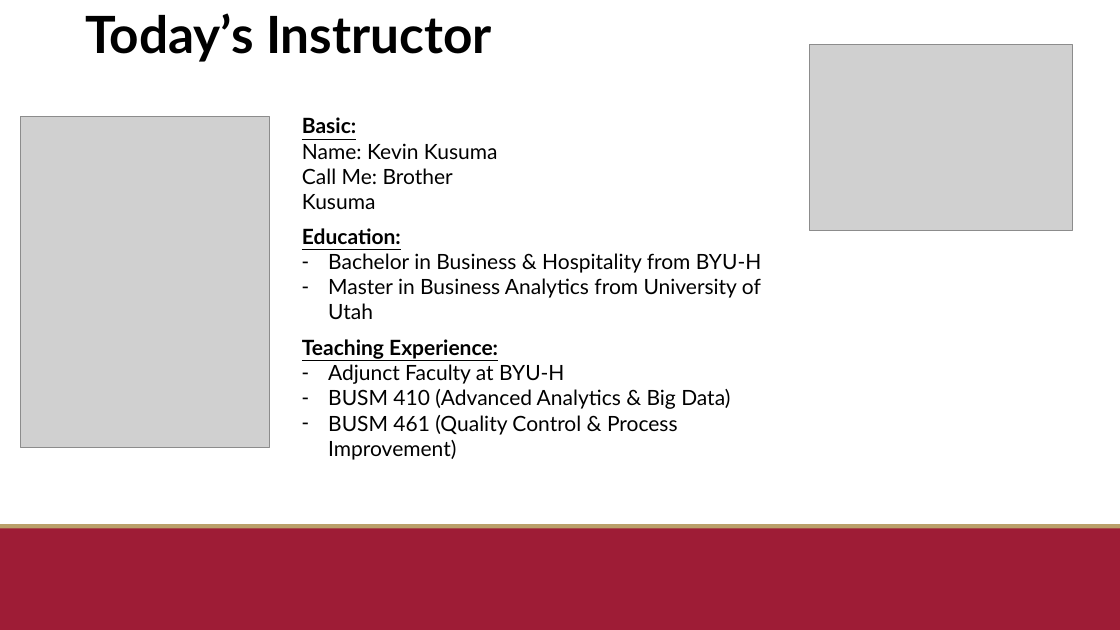
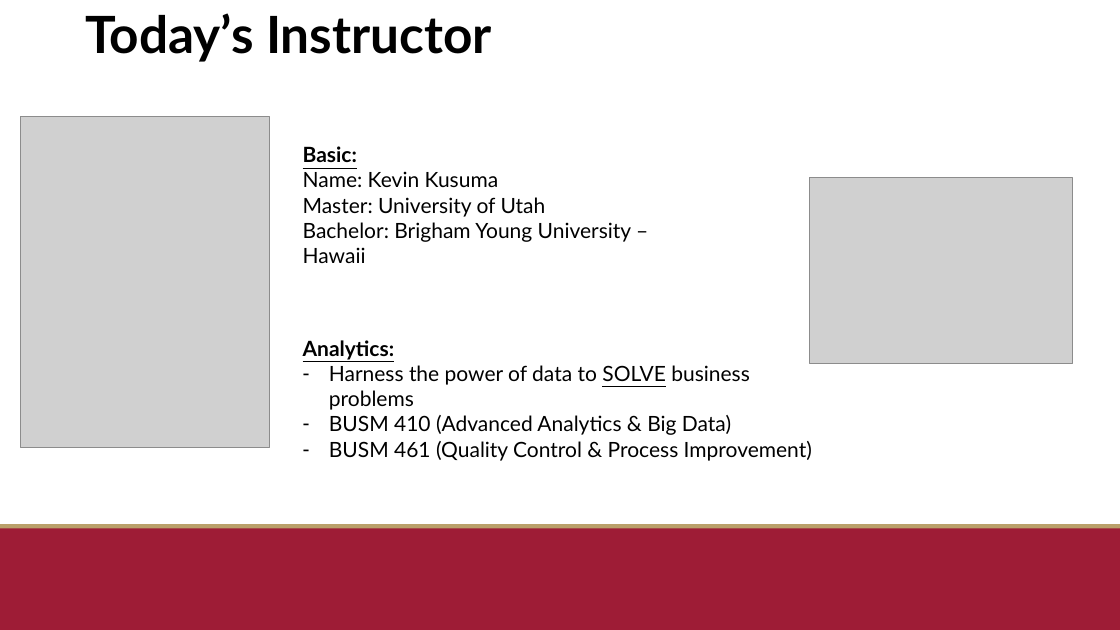
Before and after one commit to c-kevin-kusuma/byuh, a slide deck: slide 2 of BUSM 180 - Kevin Kusuma.pptx. Drawn at 1120x630 pixels with LibreOffice and Linux fonts; fonts in the diff are those of the drawing; grey boxes stand for pictures; background and template pictures are left out. Boxes give left, top, right and bottom in pixels: in the first picture for what was removed or moved away, otherwise in the second. Text is boxed around its words. In the diff, an @@ line names an element or a change of style, - is before the commit and + after.

```diff
--- a/BUSM 180 - Kevin Kusuma.pptx
+++ b/BUSM 180 - Kevin Kusuma.pptx
@@ text "Basic:": place and size @@
-text "Basic:" at [302,117,498,209]
+text "Basic:" at [303,146,632,242]
@@ picture: place and size @@
-picture at [810,45,1072,230]
+picture at [810,177,1072,363]
@@ text at [303,197,632,242]: text changed @@
-Call Me: Brother Kusuma
+Master: University of Utah
+Bachelor: Brigham Young University – Hawaii
@@ text removed at [302,228,761,298] @@
-Education:
-– Bachelor in Business & Hospitality from BYU-H
-– Master in Business Analytics from University of Utah
@@ text at [303,340,750,410]: text changed @@
-Teaching Experience:
-– Adjunct Faculty at BYU-H
+Analytics:
+– Harness the power of data to SOLVE business problems
```
Also in this commit, not shown: 1 other slide changed, 6 slides added, 1 slide removed.
